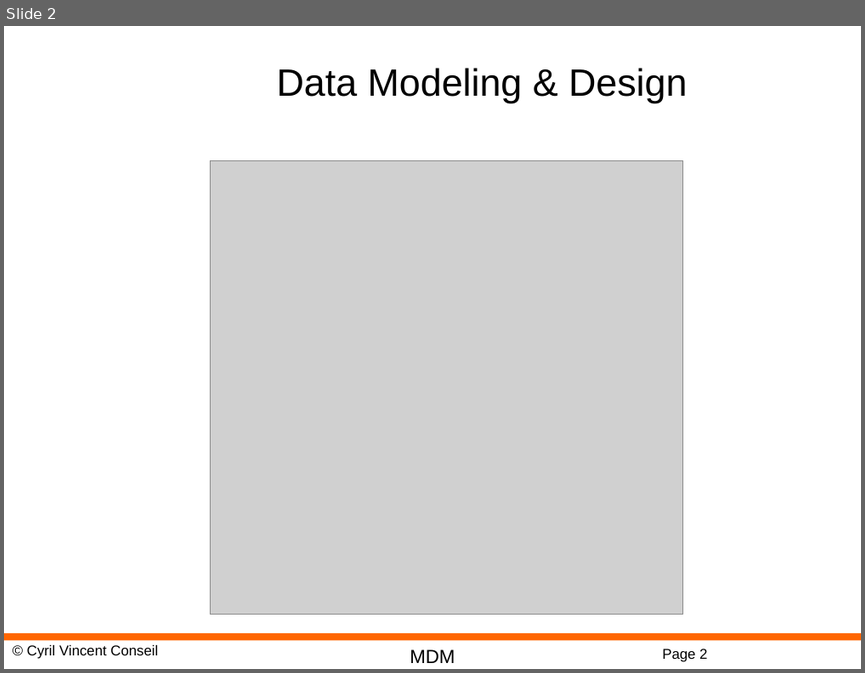
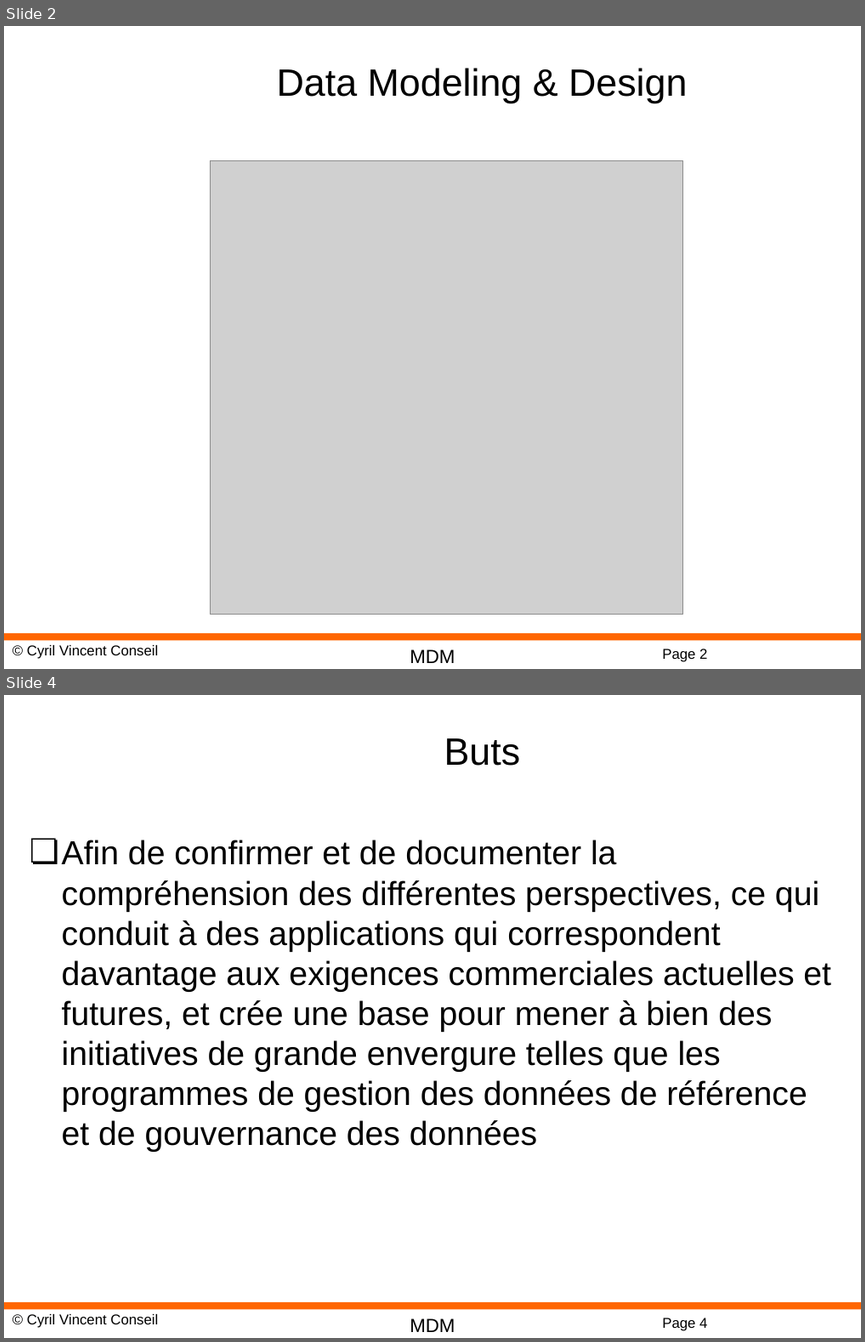
Before and after one commit to cyrilvincent/mdm, a slide deck: DM05-Design.pptx. Shown one above the other, each under a label of ours: slide 2 before the commit, slides 2 and 4 after it; the slides between them are not shown. The pictures are 865x673 and 865x1342 pixels, drawn with LibreOffice and Linux fonts; fonts in the diff are those of the drawing; grey boxes stand for pictures; background and template pictures are left out. Boxes give left, top, right and bottom in pixels: in the first picture for what was removed or moved away, otherwise in the second. Text is boxed around its words. In the diff, an @@ line names an element or a change of style, - is before the commit and + after.

```diff
--- a/DM05-Design.pptx
+++ b/DM05-Design.pptx
@@ slide 4 added at (4,695,861,1338), background #FFFFFF; not listed: 4 template elements that a slide beside it also shows @@
@@ title added at (444,738,521,766), 32 pt, text #000000 @@
+Buts
@@ text added at (62,839,831,1151), 28 pt, text #000000 @@
+❏ Afin de confirmer et de documenter la compréhension des différentes perspectives, ce qui conduit à des applications qui correspondent davantage aux exigences commerciales actuelles et futures, et crée une base pour mener à bien des initiatives de grande envergure telles que les programmes de gestion des données de référence et de gouvernance des données
```
Also in this commit, not shown: 1 slide changed, 58 other slides added, 3 slides removed, 32 other files.
